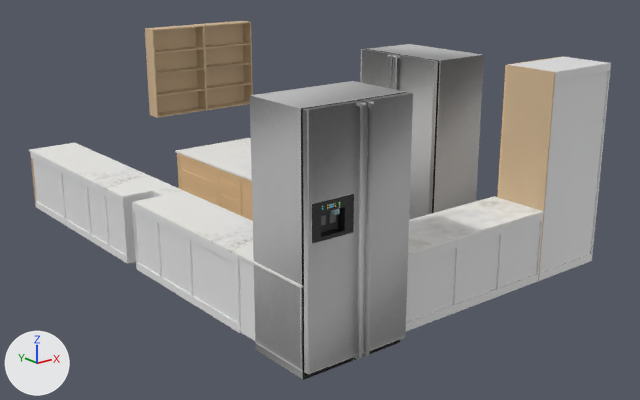
One commit to the glTF model Dore_KitchenV2.glb: the scene before it, then after it.
The view is the same before and after, from a 50 mm lens placed at (-3.88, -5.08, 3.43), pointed at (2.16, 2.48, 0.41). The axes (+X, +Y, +Z) are drawn at lower left. The lights are the same throughout. The older version comes first. Where no turn or scale is listed for an object, it has been applied to the vertices.

The older version as bpy lines, for what is in view:
```python
ob_3_drawer_017_mesh_006 = bpy.data.objects.new('3_Drawer_017_mesh_006', me_3_drawer_017_mesh_006)
ob_3_drawer_017_mesh_006.location = (0.546, 4.602, 0.001)
ob_double_door_fridge = bpy.data.objects.new('Double Door Fridge', me_double_door_fridge)
ob_double_door_fridge.location = (0.0, 0.0, 0.0)
ob_worktop_027_mesh_000 = bpy.data.objects.new('Worktop_027_mesh_000', me_worktop_027_mesh_000)
ob_worktop_027_mesh_000.location = (-0.014, 0.655, 0.721)
# also in view: '1_Door_041_mesh_001' at (2.7, 5.87, 1.45); 'Worktop_025_mesh_000' at (1.93, 3.15, 0.73); '2_Drawer_010_mesh_006' at (0.0, 2.55, 0.36); '2_Drawer_016_mesh_006' at (0.0, 4.25, 0.36); '1_Door_041_mesh_000' at (1.91, 5.87, 1.45)
```
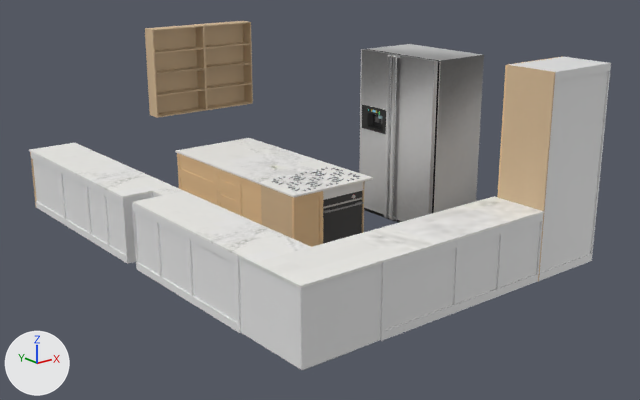
Location of each change, [x1, y1, x2, y2] in pixels of the pictures (640 x 400 px):
'Double Door Fridge', deleted: before [250, 81, 413, 380]

The change in detail:
Object 'Double Door Fridge' (ob_double_door_fridge) is deleted.
